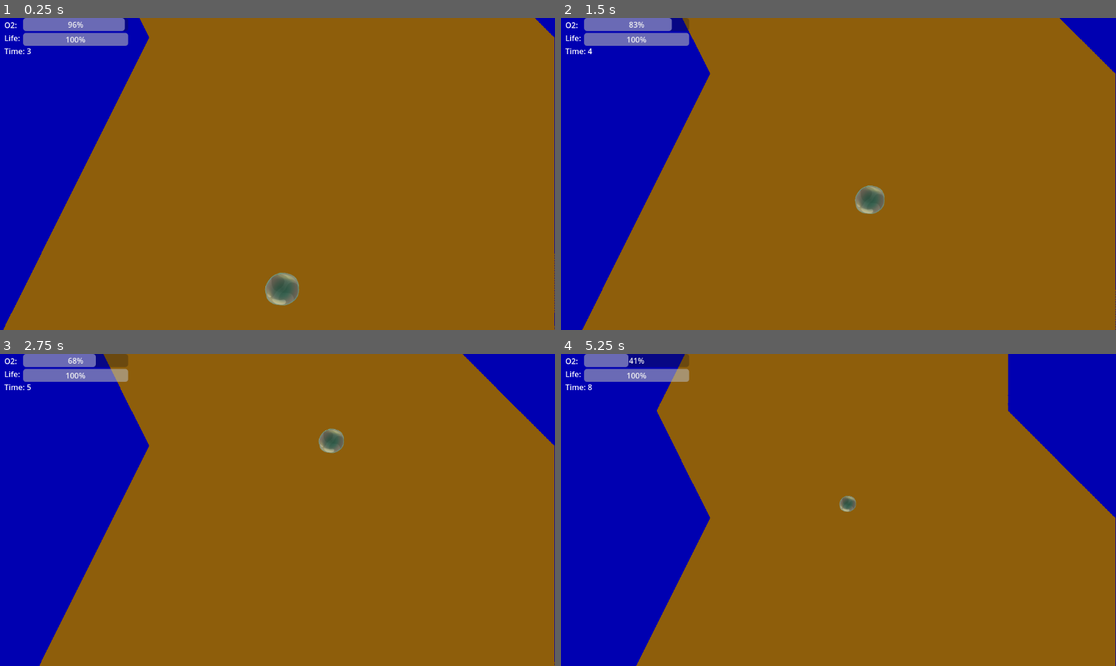
Above: before the commit, frames 1-4 (two rows, left to right).
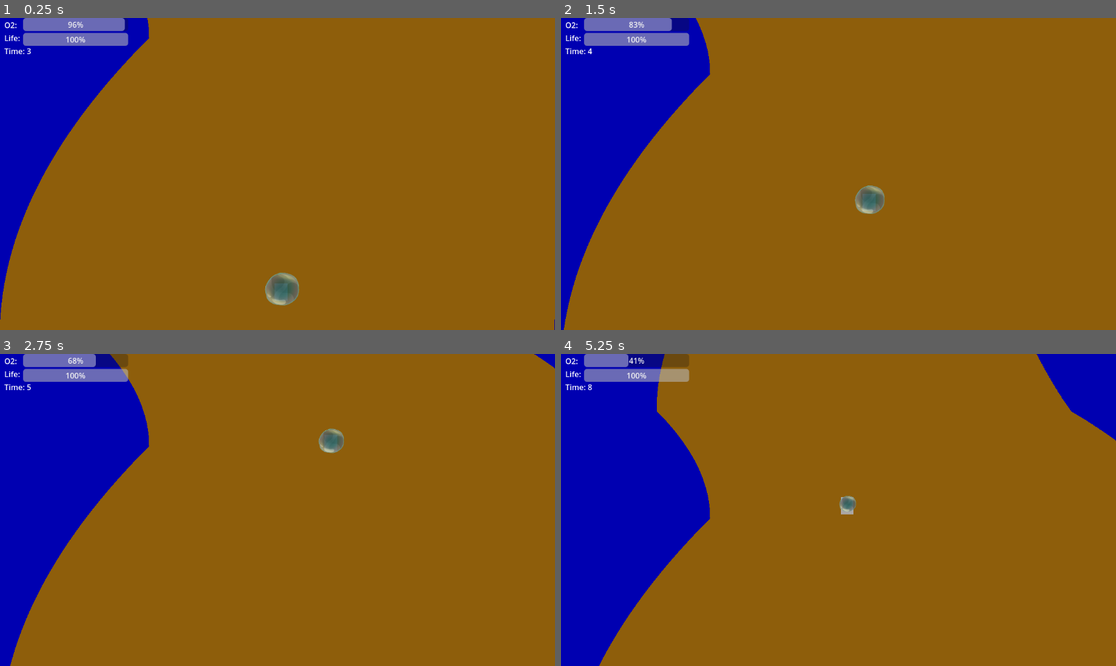
Above: after the commit, the same moments.

Repository: KnGod667/GGJ2025
Game: Godot game, scene res://scenes/main scene.tscn
The game is run twice, just before and just after one commit, with the same random seed, the same clock (stepped at 60 frames per second) and the same inputs.
Inputs (mouse positions are in pixels of both pictures, inside the frame that each line leads up to):
- Up to frame 1 (0.25 s): no input
- Up to frame 2 (1.5 s): move the mouse to (960, 158) at 0.52 s; move the mouse to (727, 189) at 1.27 s
- Up to frame 3 (2.75 s): move the mouse to (333, 441) at 2.02 s
- Up to frame 4 (5.25 s): move the mouse to (810, 572) at 2.77 s; move the mouse to (1005, 556) at 3.52 s; move the mouse to (672, 463) at 4.27 s; move the mouse to (866, 510) at 5.02 s

The runs differ from the first frame. In frame 1, 4.7% of the frame differs, in the area x 0-100%, y 0-100%; in frame 2, 5.6%; in frame 3, 6.7%; in frame 4, 7.8%, in the area x 6-100%, y 0-100%.

Commit message:
a few changes

Diff:
--- a/project.godot
+++ b/project.godot
@@ -14,11 +14,13 @@
 run/main_scene="res://scenes/main scene.tscn"
 config/features=PackedStringArray("4.3", "GL Compatibility")
 boot_splash/image="res://resources/Pollordo_GGJ2025_logo.jpg"
+config/icon="res://icon.svg"
 
 [autoload]
 
 Ui="*res://scripts/ui.gd"
 TerrainAdapter="*res://scripts/terrain_adapter.gd"
+GlobalVariables="*res://scripts/global_variables.gd"
 
 [dotnet]
 
--- a/scenes/mobs/o2_burbuja.tscn
+++ b/scenes/mobs/o2_burbuja.tscn
@@ -34,4 +34,5 @@
 autostart = true
 
 [connection signal="area_entered" from="Area2D" to="." method="_on_area_2d_area_entered"]
+[connection signal="body_entered" from="Area2D" to="." method="_on_area_2d_body_entered"]
 [connection signal="timeout" from="Timer" to="." method="_on_timer_timeout"]
--- a/scenes/personaje.tscn
+++ b/scenes/personaje.tscn
@@ -1,7 +1,8 @@
-[gd_scene load_steps=4 format=3 uid="uid://csxbxafn05pjo"]
+[gd_scene load_steps=5 format=3 uid="uid://cw6q6vxj225wp"]
 
 [ext_resource type="Script" path="res://scripts/personaje.gd" id="1_0ib0y"]
-[ext_resource type="PackedScene" uid="uid://b46vhjlfhats6" path="res://scenes/burbuja_player.tscn" id="2_mdemc"]
+[ext_resource type="PackedScene" uid="uid://km1737hsgp5f" path="res://scenes/burbuja_player.tscn" id="2_mdemc"]
+[ext_resource type="Texture2D" uid="uid://250gc0o3kd4" path="res://resources/Pollordo_GGJ2025_logo.jpg" id="2_xix0v"]
 
 [sub_resource type="CapsuleShape2D" id="CapsuleShape2D_f3jff"]
 radius = 8.47512
@@ -14,7 +15,8 @@
 
 [node name="BubblePrueba" type="Sprite2D" parent="."]
 position = Vector2(5.96046e-08, 2)
-scale = Vector2(1.32438, 1.32438)
+scale = Vector2(0.209, 0.209)
+texture = ExtResource("2_xix0v")
 hframes = 8
 vframes = 6
 
--- /dev/null
+++ b/scripts/global_variables.gd
@@ -0,0 +1,14 @@
+extends Node
+
+var paused = false
+
+func pause(val):
+	paused = val
+# Called when the node enters the scene tree for the first time.
+func _ready() -> void:
+	pass # Replace with function body.
+
+
+# Called every frame. 'delta' is the elapsed time since the previous frame.
+func _process(delta: float) -> void:
+	pass
--- a/scripts/mobs/o2_burbuja.gd
+++ b/scripts/mobs/o2_burbuja.gd
@@ -5,6 +5,7 @@
 
 	#cambiar variable respecto a la inclinacion
 	if position.x < 500:
+
 		apply_impulse(Vector2(randf_range(230, 290),0),Vector2.ZERO)
 	else:
 		apply_impulse(Vector2(randf_range(-290, -230),0),Vector2.ZERO)
@@ -16,8 +17,14 @@
 
 
 func _on_area_2d_area_entered(area: Area2D) -> void:
+	print("hit ", area.name)
 	pass # hit_ funcion
 
 
 func _on_timer_timeout() -> void:
 	delete_()
+
+
+func _on_area_2d_body_entered(body: Node2D) -> void:
+	print("hit ", body.name)
+	pass # Replace with function body.
--- a/scripts/personaje.gd
+++ b/scripts/personaje.gd
@@ -3,13 +3,10 @@
 var SPEED = 5
 #Vars para el escaneo de colision, aunque las veo algo toscas
 var x = 20
-var radio = [Vector2(x, 0),Vector2(-x, 0),
-			Vector2(0, x), Vector2(0, -x),
-			Vector2(x, x), Vector2(-x, x),
-			Vector2(-x, -x), Vector2(x, -x)]
 
 func _physics_process(delta: float) -> void:
-	check_Radio(global_position)
+	if TerrainAdapter.check_area_collision(global_position,x):
+		dead()
 	if !$Burbuja_player.alive:
 		look_at(get_global_mouse_position())
 		if global_position.distance_to(get_global_mouse_position()) > 5:
@@ -20,9 +17,3 @@
 
 func dead():
 	queue_free() # Fin del Juego
-
-#func para escanear el radio
-func check_Radio(position : Vector2):
-	for v in radio:
-		if TerrainAdapter.is_coliding(position + v):
-			dead()
--- a/scripts/terrain_adapter.gd
+++ b/scripts/terrain_adapter.gd
@@ -20,5 +20,18 @@
 
 	return image.get_pixel(point.x,y).r>0.5
 
+func check_area_collision(point:Vector2i,radius:int) -> bool:
+	var base:Vector2 = Vector2i(1,0)*radius
+	var rotation = 0.0
+	var rotation_limit = PI*2
+	var step = PI/3
+	if is_coliding(point):
+		return true
+	while rotation < rotation_limit:
+		if is_coliding(Vector2(point)+base.rotated(rotation)):
+			return true
+		rotation+=step
+	return false
+
 func _ready() -> void:
 	pass # Replace with function body.
--- a/scripts/terrain_generator.gd
+++ b/scripts/terrain_generator.gd
@@ -50,13 +50,14 @@
 		new_displacement = randi_range(0,res.x-new_width)
 		d_interpolation_rate = 1.0/(2*abs(displacement-new_displacement))
 
-	d = floor(linear_interpolation(displacement,new_displacement,displacement_interpolation))
-	w = floor(linear_interpolation(width,new_width,width_interpolation))
+	d = floor(cuadratic_interpolation(displacement,new_displacement,displacement_interpolation))
+	w = floor(cuadratic_interpolation(width,new_width,width_interpolation))
 	y_offset+=1
 
 # Called when the node enters the scene tree for the first time.
 func _ready() -> void:
 	res = get_viewport().size
+
 	data = Image.create_empty(res.x,res.y,false,Image.FORMAT_R8)
 	width = res.x
 	displacement = 0
@@ -65,8 +66,8 @@
 	w_interpolation_rate = 1.0/(2*abs(width-new_width))
 	d_interpolation_rate = 1.0/(2*abs(displacement-new_displacement))
 
-	d = floor(linear_interpolation(displacement,new_displacement,displacement_interpolation))
-	w = floor(linear_interpolation(width,new_width,width_interpolation))
+	d = floor(cuadratic_interpolation(displacement,new_displacement,displacement_interpolation))
+	w = floor(cuadratic_interpolation(width,new_width,width_interpolation))
 
 	for y in range(res.y-1,0,-1):
 		generate_row()
@@ -75,9 +76,11 @@
 
 @export var scroll_speed = 60.0
 var scroll = 0.0
+
 # Called every frame. 'delta' is the elapsed time since the previous frame.
 func _process(delta: float) -> void:
-	scroll+=delta*scroll_speed
+	if !GlobalVariables.paused:
+		scroll+=delta*scroll_speed
 	if(scroll>1):
 		scroll -= 1.0
 		generate_row()
Not shown: 1 places in scenes/burbuja_player.tscn that only renumber resources
Not shown: 1 places in scenes/main scene.tscn that only renumber resources
Not shown: 1 places in scenes/mobs/o2_burbuja.tscn that only renumber resources
Not shown: 1 places in scenes/parent_scene/WORLD_GENERAL.tscn that only renumber resources
